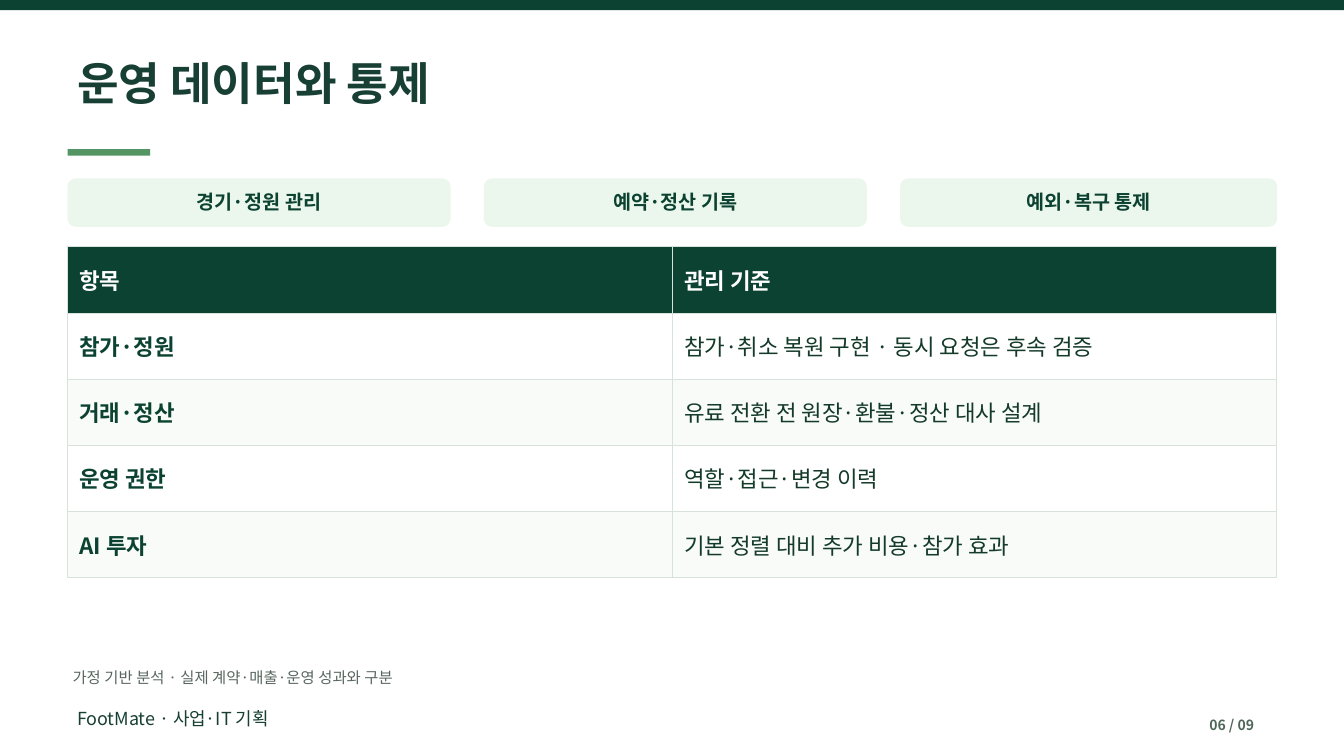
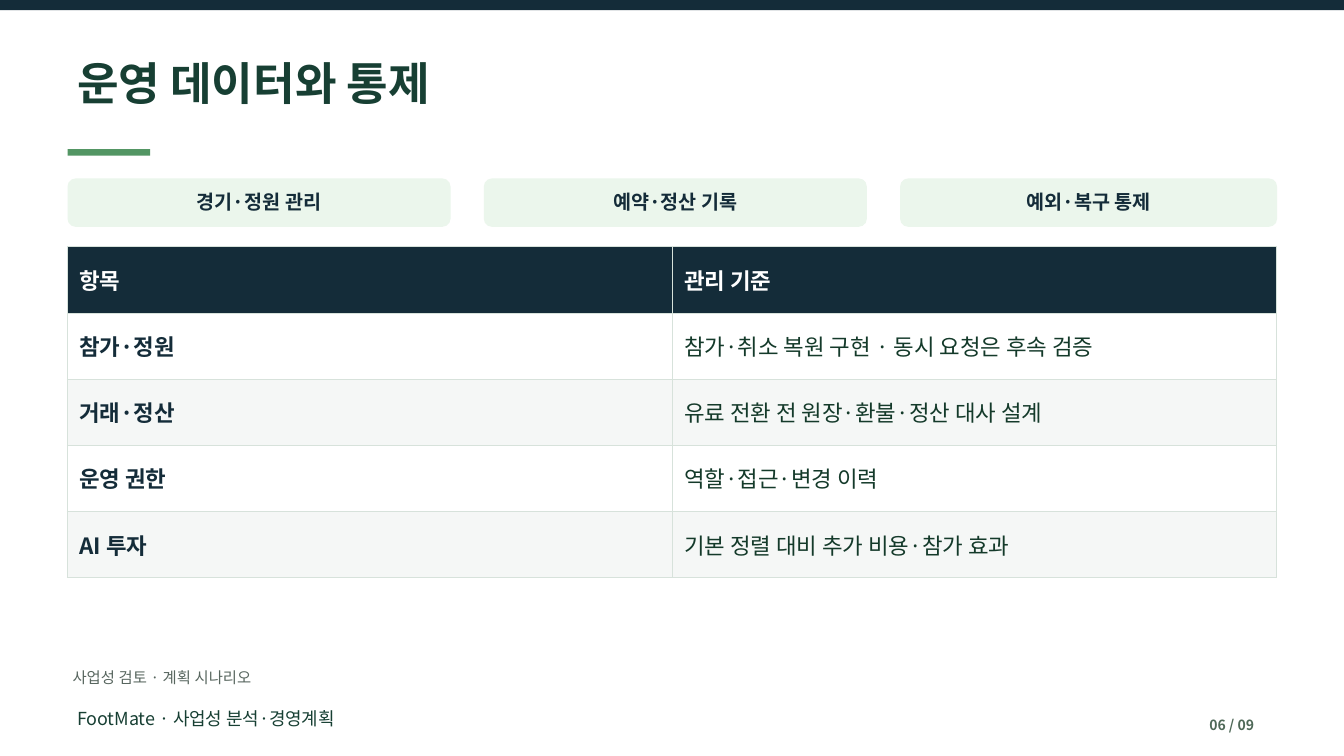
Before and after one commit to dohyunkimmm/footmate, a slide deck: slide 6 of src/case-study/downloads/footmate_report.pptx. Drawn at 1344x756 pixels with LibreOffice and Linux fonts; fonts in the diff are those of the drawing. Boxes give left, top, right and bottom in pixels: in the first picture for what was removed or moved away, otherwise in the second. Text is boxed around its words. In the diff, an @@ line names an element or a change of style, - is before the commit and + after.

```diff
--- a/src/case-study/downloads/footmate_report.pptx
+++ b/src/case-study/downloads/footmate_report.pptx
@@ rectangle at [0,0,1344,10]: fill #0B4231 to #142C39 @@
@@ text colour #0B4231 to #142C39 in 3 elements at [197,192,321,211], [613,192,737,211], [1026,192,1151,211] @@
@@ table at [68,247,1277,578] @@
@@ fill #0B4231 to #142C39 in row 1 @@
@@ fill #F8FBF8 to #F5F7F6 in 4 cells @@
@@ text colour #0B4231 to #142C39 in "참가·정원", "거래·정산", "운영 권한", "AI 투자" @@
@@ text at [73,670,252,684]: text changed @@
-가정 기반 분석 · 실제 계약·매출·운영 성과와 구분
+사업성 검토 · 계획 시나리오
@@ text at [77,710,334,727]: text changed @@
-FootMate · 사업·IT 기획
+FootMate · 사업성 분석·경영계획
```
Also in this commit, not shown: 8 other slides changed, 8 other files.
